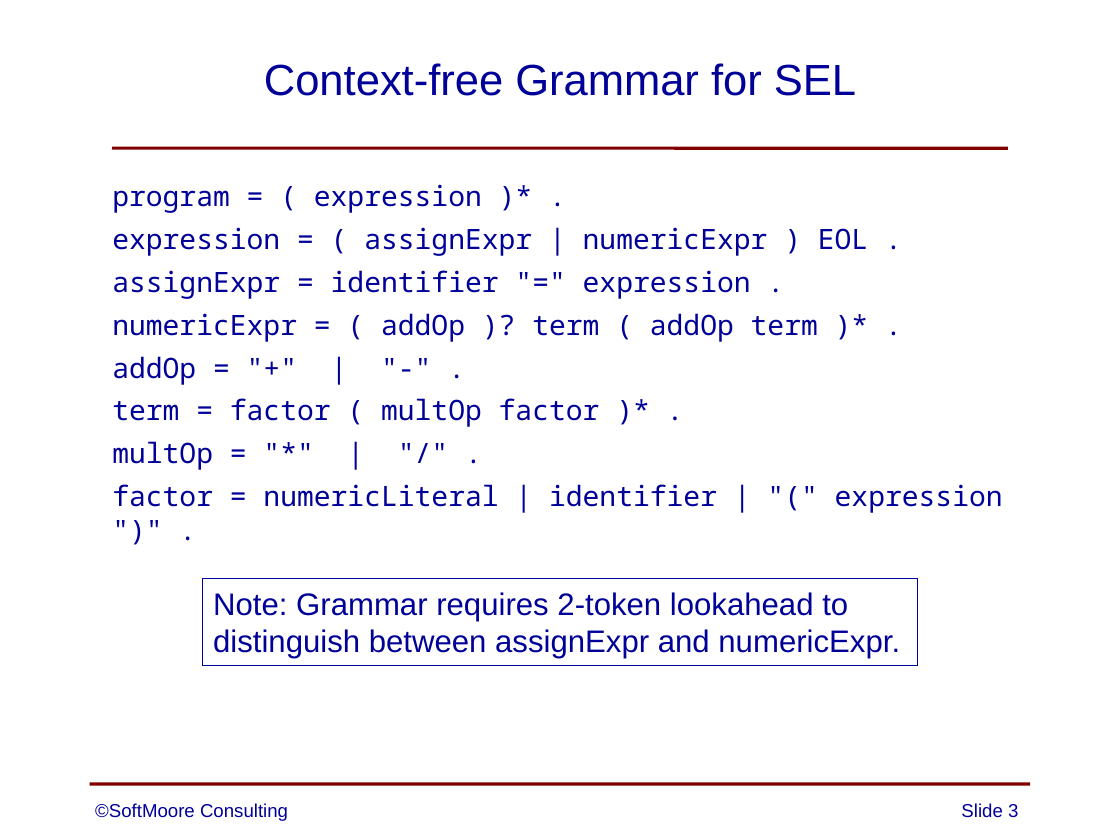
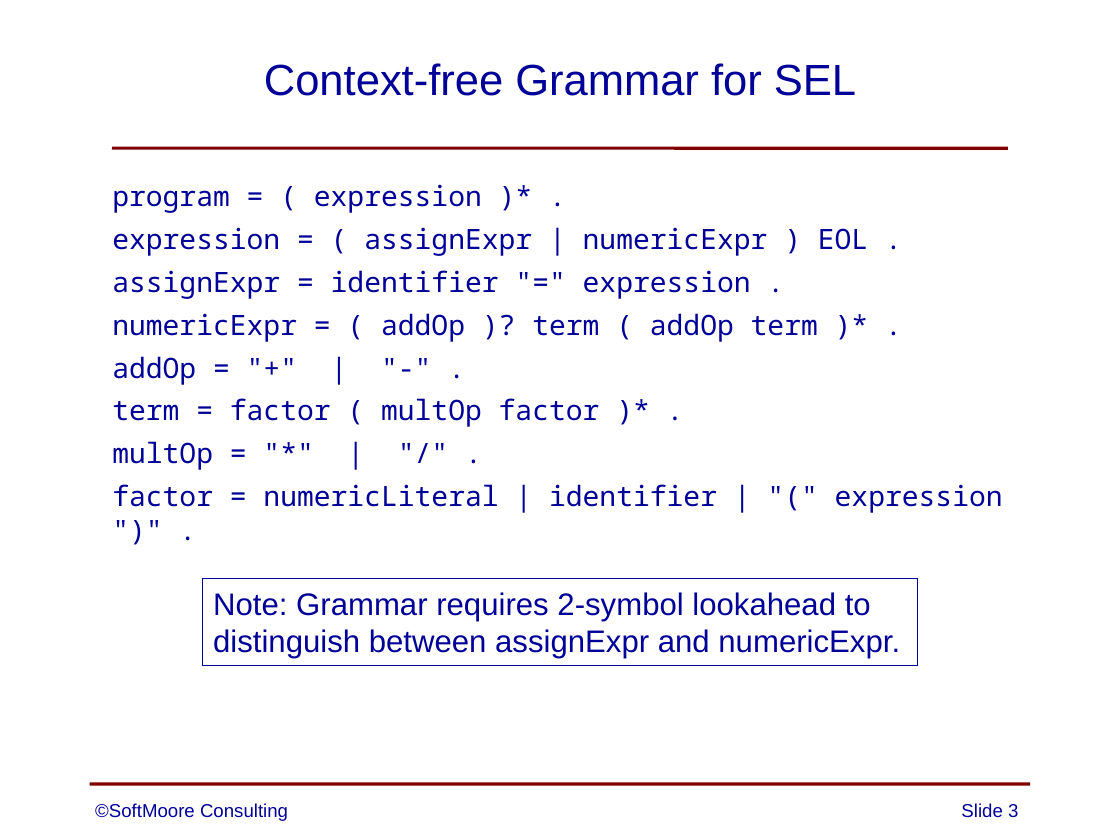
Before and after one commit to SoftMoore/CPRL-Kt, a slide deck: slide 3 of Handouts/Interpreter/SEL Interpreter.pptx. Drawn at 1120x840 pixels with LibreOffice and Linux fonts; fonts in the diff are those of the drawing. Boxes give left, top, right and bottom in pixels: in the first picture for what was removed or moved away, otherwise in the second. Text is boxed around its words. In the diff, an @@ line names an element or a change of style, - is before the commit and + after.

Commit message:
small change to one slide

```diff
--- a/Handouts/Interpreter/SEL Interpreter.pptx
+++ b/Handouts/Interpreter/SEL Interpreter.pptx
@@ text in rectangle at [213,592,871,621]: text changed @@
-Note: Grammar requires 2-token lookahead to
+Note: Grammar requires 2-symbol lookahead to
```
